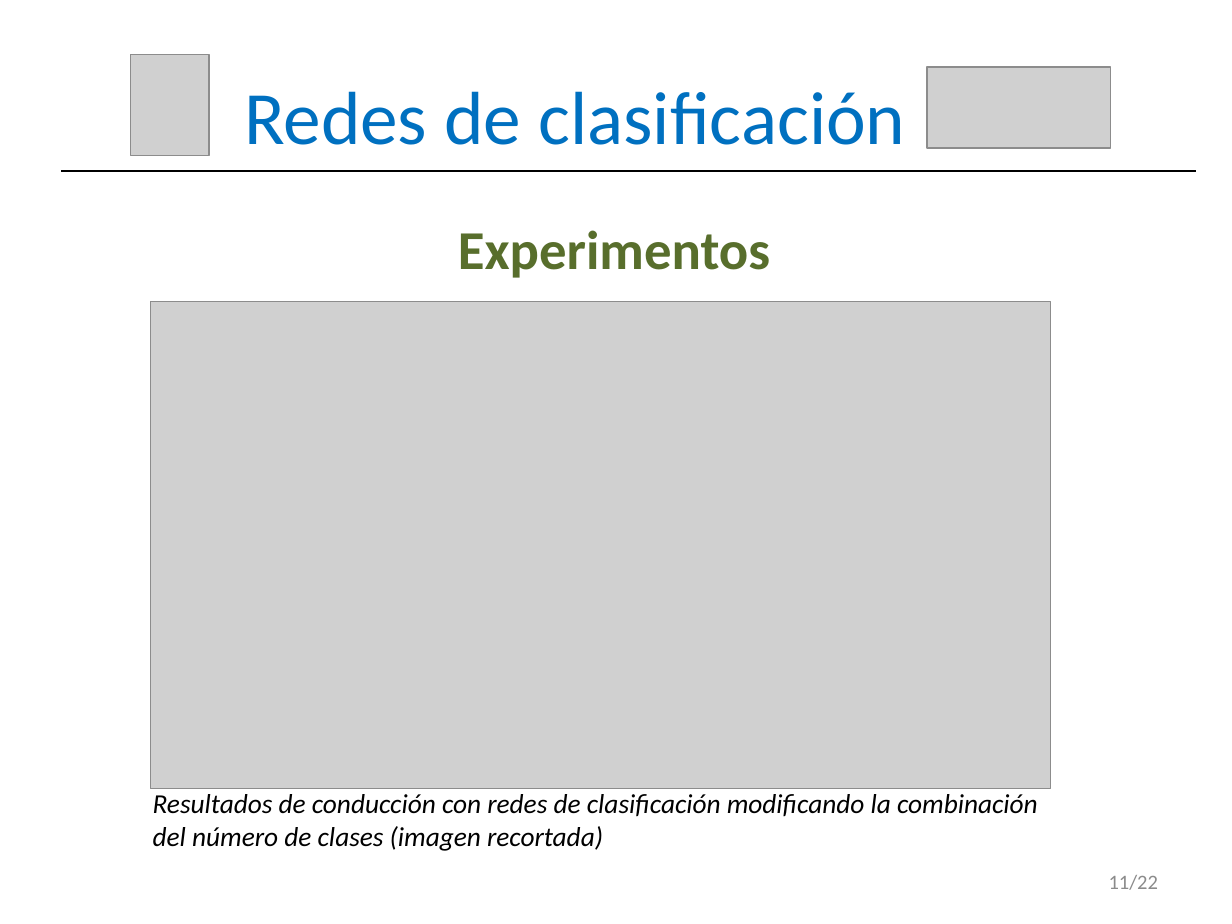
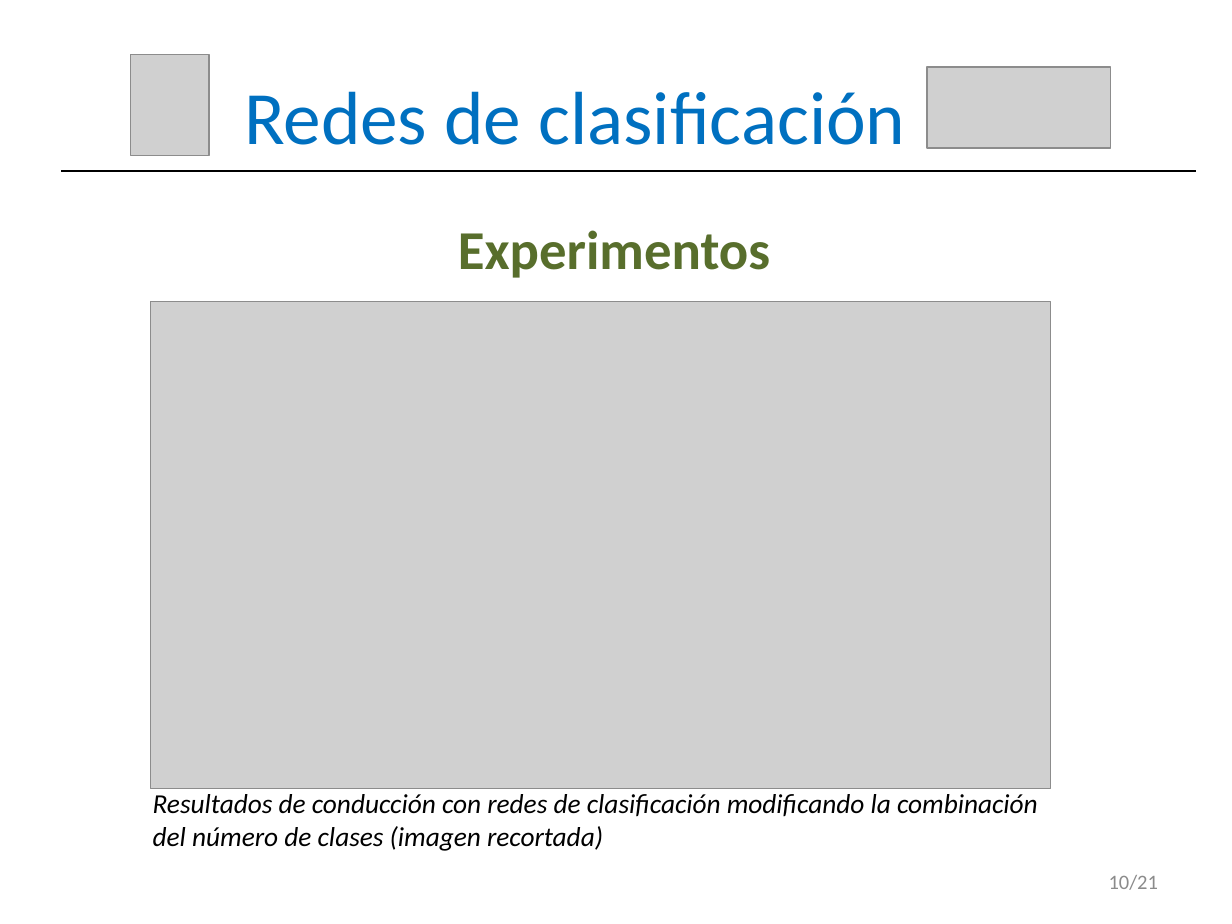
Before and after one commit to RoboticsLabURJC/2017-tfm-vanessa-fernandez, a slide deck: slide 11 of Memoria/Presentación.pptx (slide 12 before the commit). Drawn at 1232x924 pixels with LibreOffice and Linux fonts; fonts in the diff are those of the drawing; grey boxes stand for pictures. Boxes give left, top, right and bottom in pixels: in the first picture for what was removed or moved away, otherwise in the second. Text is boxed around its words. In the diff, an @@ line names an element or a change of style, - is before the commit and + after.

```diff
--- a/Memoria/Presentación.pptx
+++ b/Memoria/Presentación.pptx
@@ text at box(1109, 875, 1158, 890): text changed @@
-11/22
+10/21
```
Also in this commit, not shown: 20 other slides changed, 1 slide removed.
